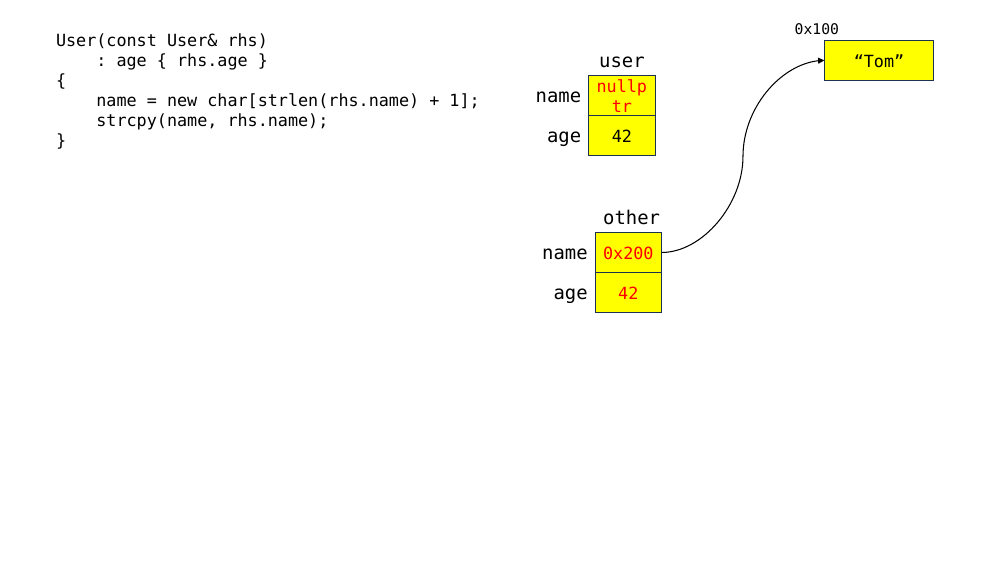
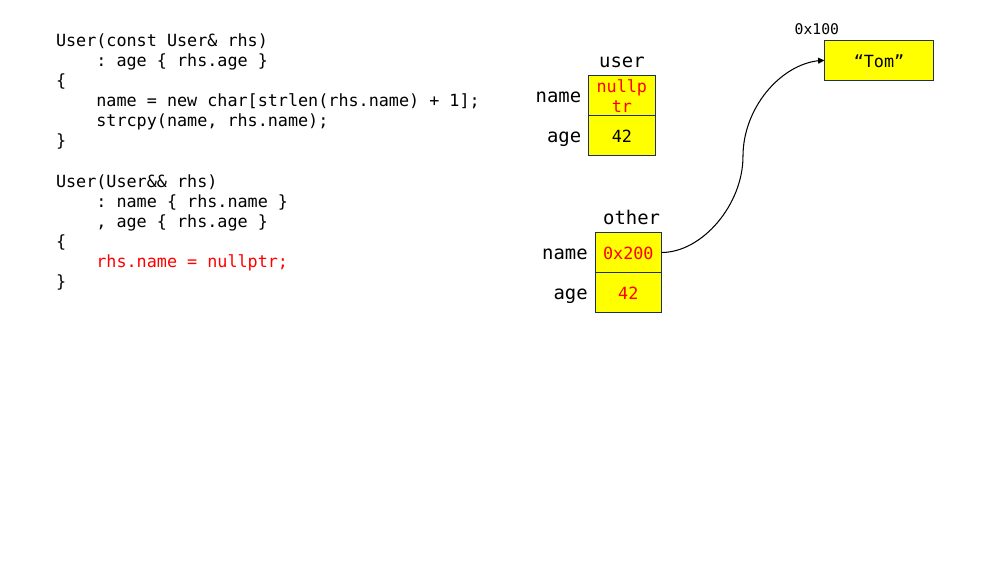
Before and after one commit to rlaxodnd98/SWIP77, a slide deck: slide 30 of cpp_230824.pptx. Drawn at 1008x567 pixels with LibreOffice and Linux fonts; fonts in the diff are those of the drawing. Boxes give left, top, right and bottom in pixels: in the first picture for what was removed or moved away, otherwise in the second. Text is boxed around its words. In the diff, an @@ line names an element or a change of style, - is before the commit and + after.

```diff
--- a/cpp_230824.pptx
+++ b/cpp_230824.pptx
@@ text at (x1=56, y1=174, x2=288, y2=271): paragraphs added @@
+User(User&& rhs)
+: name { rhs.name }
+, age { rhs.age }
+{
+rhs.name = nullptr;
+}
```
Also in this commit, not shown: 2 slides added, 1 other file.
